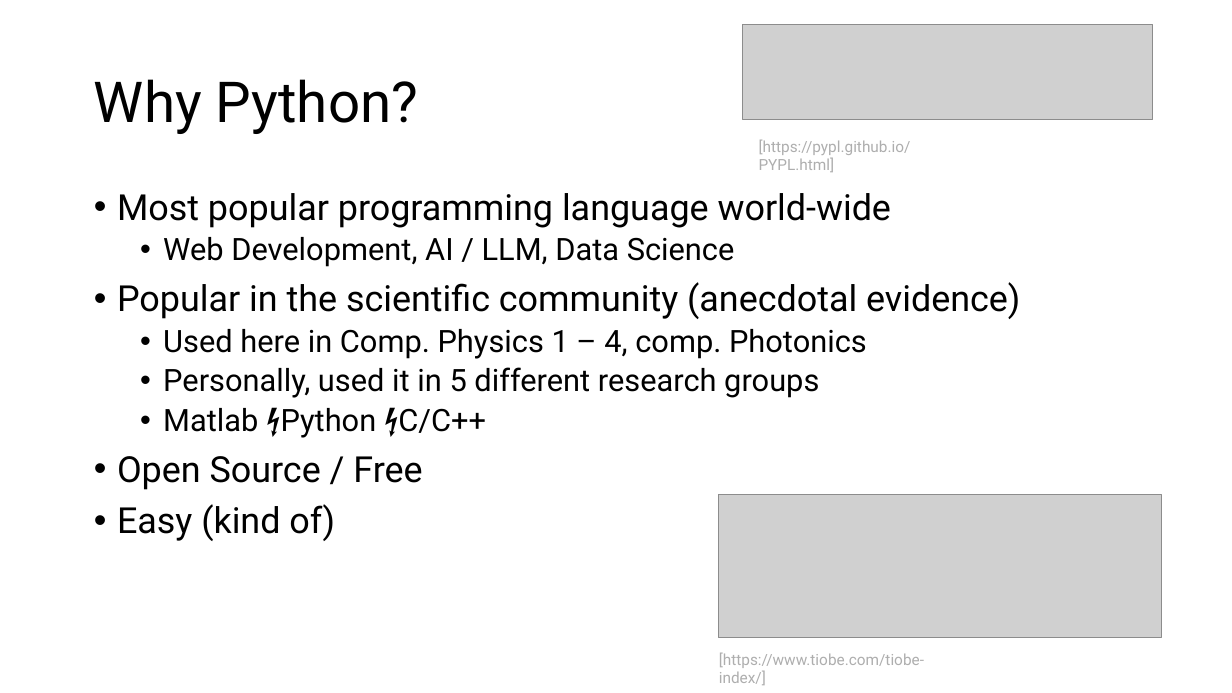
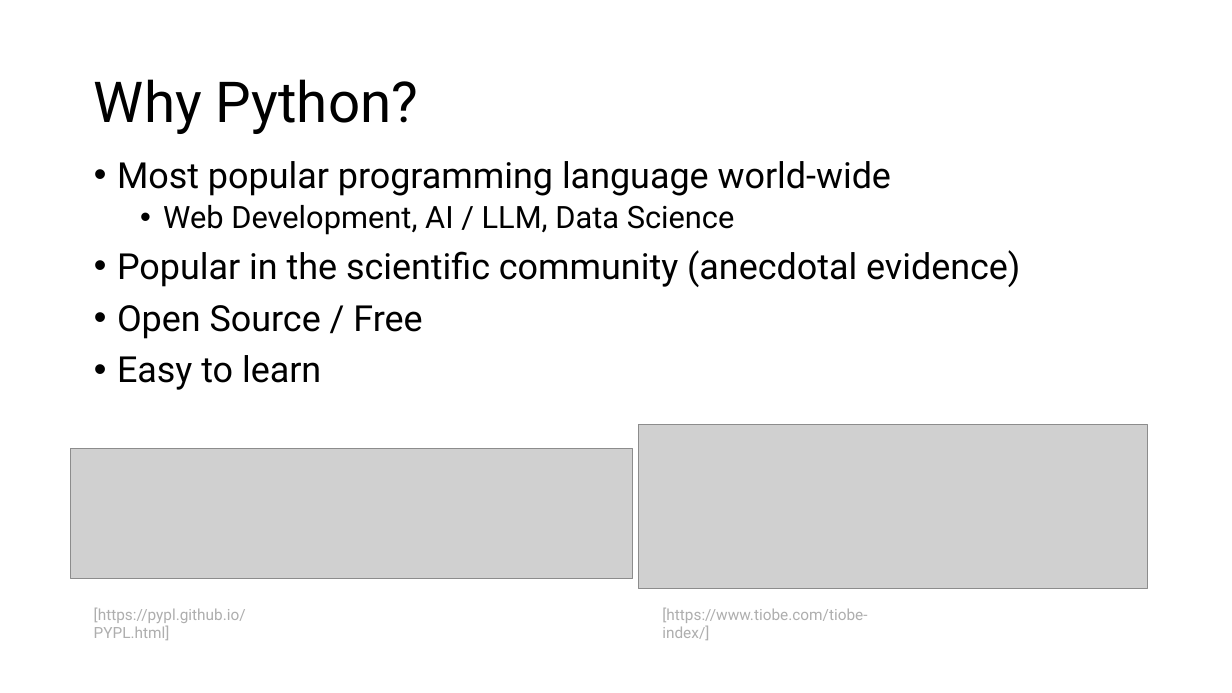
Before and after one commit to jonathanbollig/pycophy, a slide deck: slide 10 of Lectures/Chunk 1 - Introduction + Setup.pptx (slide 9 before the commit). Drawn at 1232x693 pixels with LibreOffice and Linux fonts; fonts in the diff are those of the drawing; grey boxes stand for pictures. Boxes give left, top, right and bottom in pixels: in the first picture for what was removed or moved away, otherwise in the second. Text is boxed around its words. In the diff, an @@ line names an element or a change of style, - is before the commit and + after.

```diff
--- a/Lectures/Chunk 1 - Introduction + Setup.pptx
+++ b/Lectures/Chunk 1 - Introduction + Setup.pptx
@@ text "Most popular programming language world-wide": place and size @@
-text "Most popular programming language world-wide" at bbox=[117, 193, 1020, 541]
+text "Most popular programming language world-wide" at bbox=[117, 161, 1020, 390]
@@ text at bbox=[163, 329, 867, 438]: paragraphs removed @@
-  • Used here in Comp. Physics 1 – 4, comp. Photonics
-  • Personally, used it in 5 different research groups
-  • Matlab ⚡Python ⚡C/C++
@@ text at bbox=[117, 355, 321, 390]: text changed @@
-• Easy (kind of)
+• Easy to learn
@@ picture: place and size @@
-picture at bbox=[743, 24, 1153, 119]
+picture at bbox=[71, 448, 633, 579]
@@ picture: place and size @@
-picture at bbox=[719, 494, 1162, 638]
+picture at bbox=[639, 424, 1148, 589]
@@ text "[https://pypl.github.io/PYPL.html]": place and size @@
-text "[https://pypl.github.io/PYPL.html]" at bbox=[759, 139, 911, 172]
+text "[https://pypl.github.io/PYPL.html]" at bbox=[94, 607, 246, 640]
@@ text "[https://www.tiobe.com/tiobe-index/]": place and size @@
-text "[https://www.tiobe.com/tiobe-index/]" at bbox=[719, 652, 924, 685]
+text "[https://www.tiobe.com/tiobe-index/]" at bbox=[662, 607, 867, 640]
```
Also in this commit, not shown: 13 other slides changed, 1 slide added, 2 other files.
